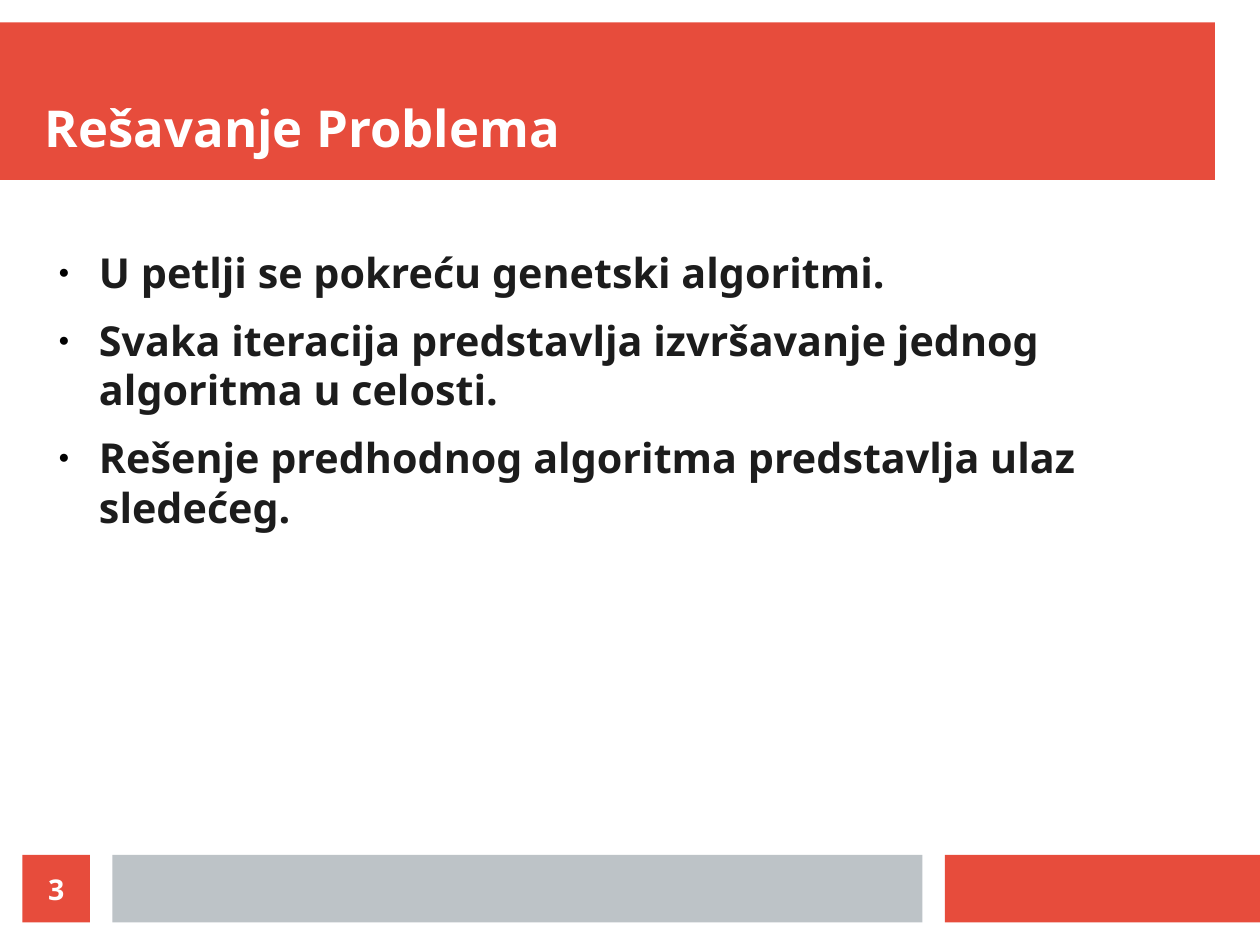
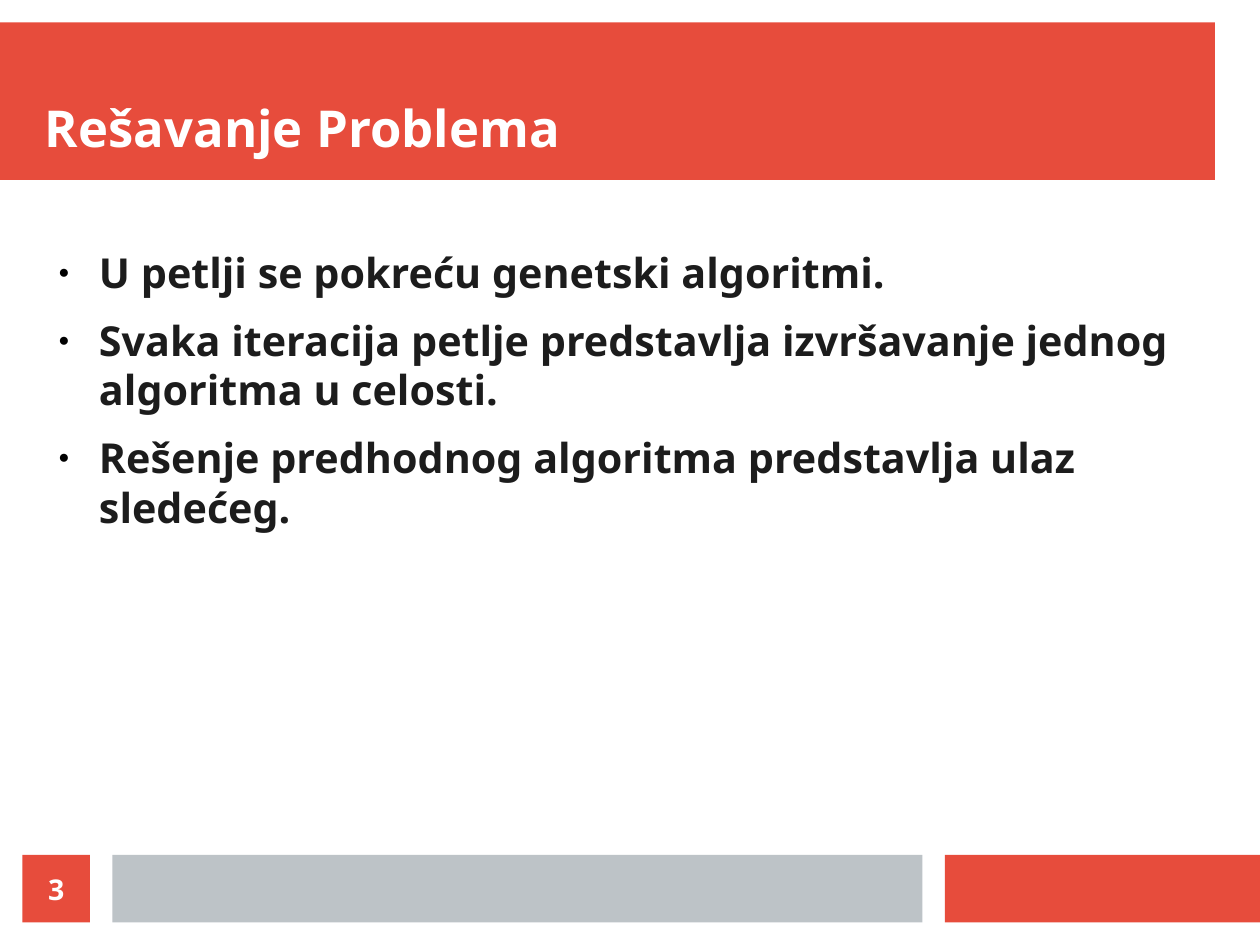
Before and after one commit to LukaVujcic/Minimum-Sorting-By-Reversals, a slide deck: slide 3 of prezentacija.odp. Drawn at 1260x945 pixels with LibreOffice and Linux fonts; fonts in the diff are those of the drawing. Boxes give left, top, right and bottom in pixels: in the first picture for what was removed or moved away, otherwise in the second. Text is boxed around its words. In the diff, an @@ line names an element or a change of style, - is before the commit and + after.

```diff
--- a/prezentacija.odp
+++ b/prezentacija.odp
@@ text at (99, 324, 1168, 415): text changed @@
-● Svaka iteracija predstavlja izvršavanje jednog algoritma u celosti.
+● Svaka iteracija petlje predstavlja izvršavanje jednog algoritma u celosti.
```
Also in this commit, not shown: 7 other slides changed.
